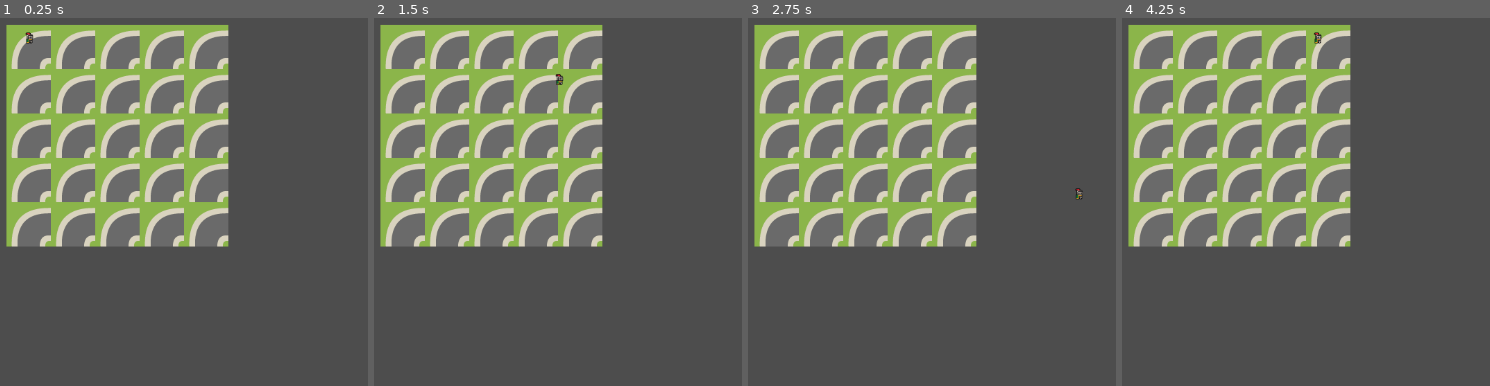
Above: before the commit, frames 1-4 (left to right).
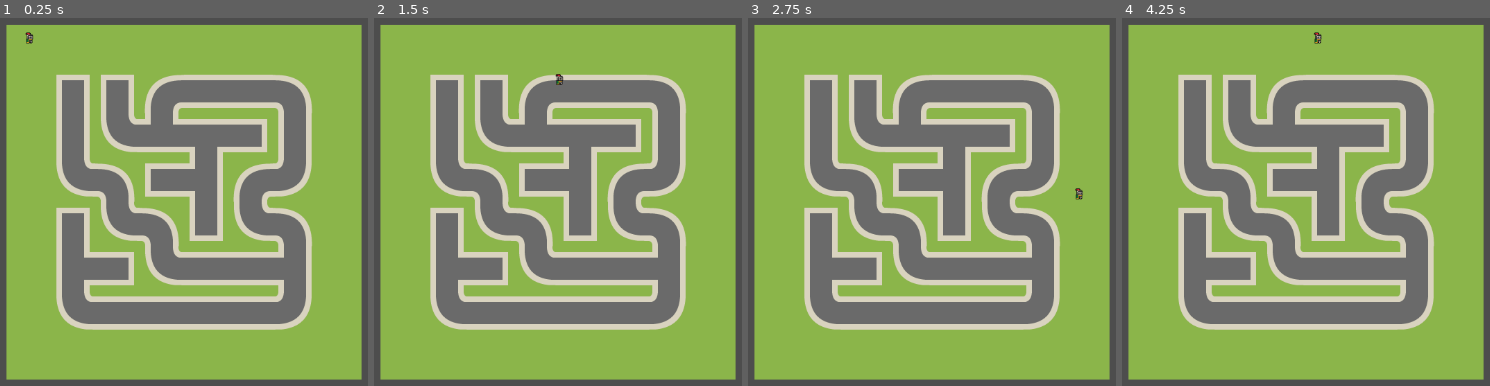
Above: after the commit, the same moments.

Repository: fgiannotti/Gold
Game: Godot game, scene res://world.tscn
Same seed, same stepped clock (60 frames per second), same inputs: the game is played once before the commit and once after it.
Inputs:
- Up to frame 1 (0.25 s): no input
- Up to frame 2 (1.5 s): tap Enter at 0.5 s; hold D (right) 0.53-1.28 s; hold S (down) from 1.28 s (still down)
- Up to frame 3 (2.75 s): tap Space at 2 s; release S (down) at 2.03 s; hold D (right) from 2.03 s (still down)
- Up to frame 4 (4.25 s): tap Enter at 2.75 s; release D (right) at 2.78 s; hold W (up) 2.78-3.53 s; hold A (left) from 3.53 s (still down)

The runs differ from the first frame. In frame 1, 76% of the frame differs, in the area x 1-99%, y 1-99%; in frame 2, 76%; in frame 3, 76%; in frame 4, 76%.

Commit message:
Map maze numbers into proper tiles

Diff:
--- a/TileMap.gd
+++ b/TileMap.gd
@@ -1,7 +1,7 @@
 extends TileMap
 
-const MAZE_WIDTH =  5
-const MAZE_HEIGHT = 5  # counting from 0
+const MAZE_WIDTH =  8
+const MAZE_HEIGHT = 8  # counting from 0
 
 # values set from binary mapping
 const NORTH_DIR = 4
@@ -15,24 +15,41 @@
 	Vector2(0,-1): WEST_DIR,
 }
 
+var decimal_to_cord = {
+	0: Vector2(5,2),
+	1: Vector2(1,0),
+	2: Vector2(4,2),
+	3: Vector2(2,2),
+	4: Vector2(7,1),
+	5: Vector2(4,3),
+	6: Vector2(7,0),
+	7: Vector2(4,1),
+	8: Vector2(5,1),
+	9: Vector2(0,0),
+	10: Vector2(6,0),
+	11: Vector2(1,2),
+	12: Vector2(6,1),
+	13: Vector2(5,0),
+	14: Vector2(0,3),
+	15: Vector2(6,3),
+}
 const decimal_max: int = 15 # 0 to 15 are the possibles decimal values of the tile set
-
+const SOURCE_ID = 0 # Tileset atlas, only 1
+const DEBUG_MAZE = false
 # Called when the node enters the scene tree for the first time.
 func _ready():
+	var maze: Array = generate_maze()
 
-	for i in MAZE_HEIGHT:
-		for j in MAZE_WIDTH:
-			print('set_cell')
-			set_cell(0, Vector2i(i,j),0,Vector2i(0,0),0)
-	generate_maze()
-
+	for i in maze.size():
+		for j in maze[i].size():
+			set_cell(0, Vector2i(i,j), SOURCE_ID,decimal_to_cord[maze[j][i]],0) # FLIP INDEX BECAUSE X axis is my J index and viceversa
 # Called every frame. 'delta' is the elapsed time since the previous frame.
 func _process(delta):
 	pass
 
 var stack = []
 func generate_maze():
-	var maze: Array = empty_maze(1)
+	var maze: Array = empty_maze(15)
 	var visited_maze: Array = empty_maze(0)
 	var starting_cell = Vector2(1,1)
 	print(maze)
@@ -41,21 +58,17 @@
 	print('Executing maze build')
 	place_borders(visited_maze)
 	build_with_backtracking(maze, visited_maze)
-	print(maze)
+	print('returning maze...', maze)
+	return maze
 
 func build_with_backtracking(maze, visited_maze):
 	var cell: Vector2
 	while stack.size() > 0:
-		print('-----------')
+		if DEBUG_MAZE:
+			print('-----------')
+			print('Iterating with cell: ', cell, ' and stack: ', stack)
+
 		cell = stack.pop_back()
-		print('Iterating with cell: ', cell, ' and stack: ', stack)
-		# Build neighbors
-		#if int(cell.x) % 2 == 0 && int(cell.y) % 2 == 0:
-			#print('placing cell as visited', cell)
-			#visited_maze[cell.x][cell.y] = 1
-			#maze[cell.x][cell.y] = 1
-			#continue
-
 		var neighbors: Array = []
 		if cell.x > 0:
 			if visited_maze[cell.x-1][cell.y] == 0:
@@ -80,19 +93,13 @@
 			var direction_to_open_nghbr_pov: Vector2 = cell - chosen_nghbr # 1,1 - 1,2 = 0,-1
 
 			#print('direction ', direction, ' decimal obtained: ', decimal_from_directions[direction])
-			if maze[cell.x][cell.y] == 1:
-				maze[cell.x][cell.y] = decimal_max - decimal_from_directions[direction_to_open_cell_pov]
-			else:
-				maze[cell.x][cell.y] -= decimal_from_directions[direction_to_open_cell_pov]
+			maze[cell.x][cell.y] -= decimal_from_directions[direction_to_open_cell_pov]
+			maze[chosen_nghbr.x][chosen_nghbr.y] -= decimal_from_directions[direction_to_open_nghbr_pov]
 
-			if maze[chosen_nghbr.x][chosen_nghbr.y] == 1:
-				maze[chosen_nghbr.x][chosen_nghbr.y] = decimal_max - decimal_from_directions[direction_to_open_nghbr_pov]
-			else:
-				maze[chosen_nghbr.x][chosen_nghbr.y] -= decimal_from_directions[direction_to_open_nghbr_pov]
-
-			print('From cell:', cell, ' value: ',maze[cell.x][cell.y] ,' chosen neighbor: ', chosen_nghbr, '  neighbors: ', neighbors,' with value: ', maze[chosen_nghbr.x][chosen_nghbr.y])
-			print('maze so far...')
-			print(maze)
+			if DEBUG_MAZE:
+				print('From cell:', cell, ' value: ',maze[cell.x][cell.y] ,' chosen neighbor: ', chosen_nghbr, '  neighbors: ', neighbors,' with value: ', maze[chosen_nghbr.x][chosen_nghbr.y])
+				print('maze so far...')
+				print(maze)
 
 			visited_maze[chosen_nghbr.x][chosen_nghbr.y] = 1
 			stack.push_back(chosen_nghbr)
--- a/simple_tileset.tres
+++ b/simple_tileset.tres
@@ -1,6 +1,4 @@
-[gd_resource type="TileSet" load_steps=4 format=3 uid="uid://xyptn6nsa0ii"]
-
-[ext_resource type="Texture2D" path="res://spritesheet.png" id="1_fsjqk"]
+[gd_resource type="TileSet" load_steps=3 format=3 uid="uid://xyptn6nsa0ii"]
 
 [sub_resource type="TileSetAtlasSource" id="TileSetAtlasSource_x6hdv"]
 resource_name = "Simple"
@@ -509,7 +507,6 @@
 3:7/0/terrains_peering_bit/left_side = 0
 
 [sub_resource type="TileSetAtlasSource" id="TileSetAtlasSource_q6y63"]
-texture = ExtResource("1_fsjqk")
 texture_region_size = Vector2i(32, 32)
 0:0/0 = 0
 0:0/0/physics_layer_0/linear_velocity = Vector2(0, 0)
